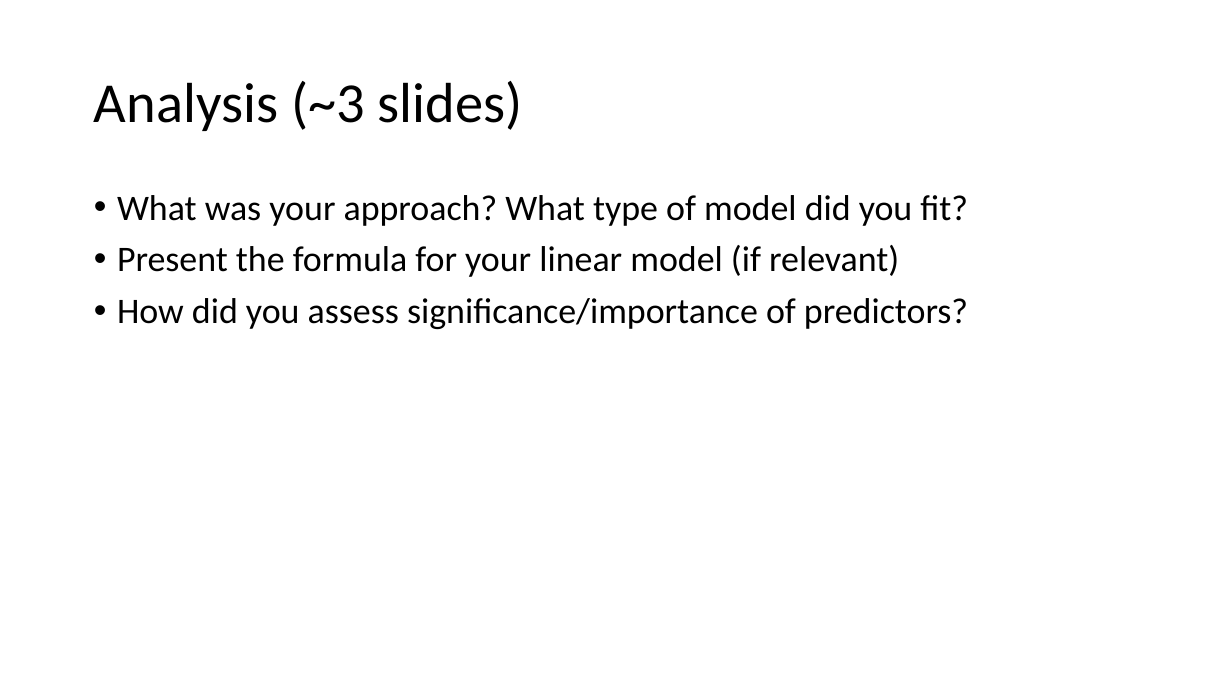
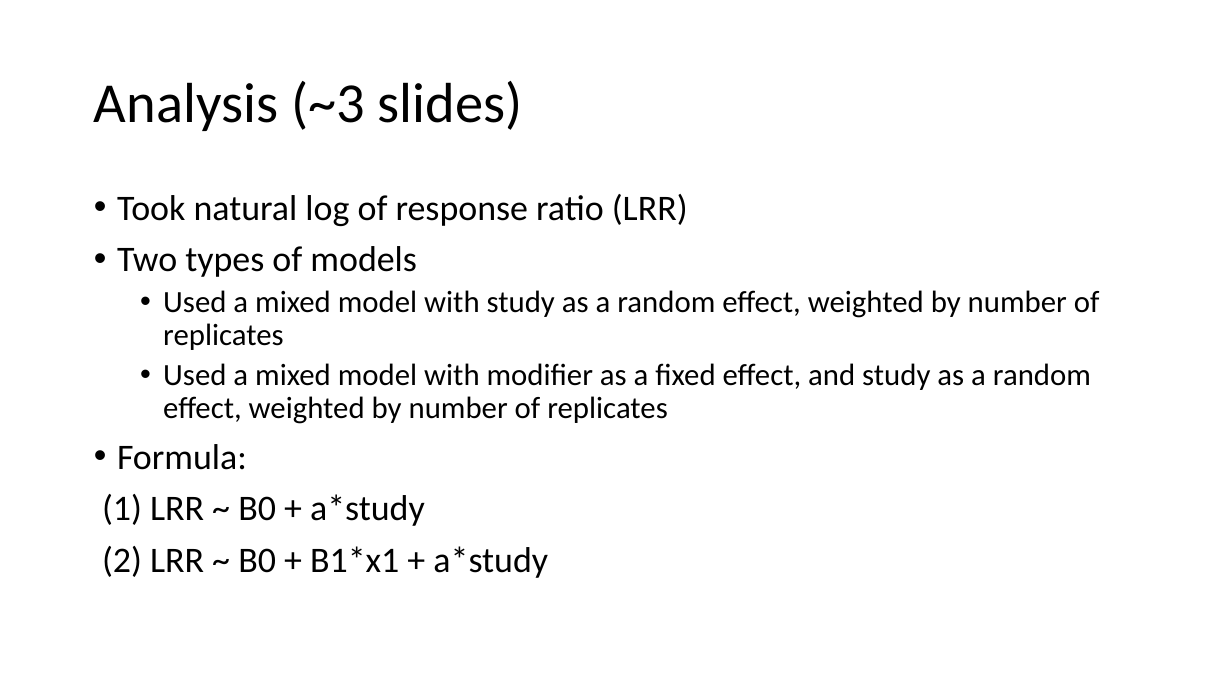
Before and after one commit to EEB698-F2018/analysis-outline-vanichols, a slide deck: slide 5 of Presentation_v1.pptx (slide 4 before the commit). Drawn at 1232x693 pixels with LibreOffice and Linux fonts; fonts in the diff are those of the drawing. Boxes give left, top, right and bottom in pixels: in the first picture for what was removed or moved away, otherwise in the second. Text is boxed around its words. In the diff, an @@ line names an element or a change of style, - is before the commit and + after.

```diff
--- a/Presentation_v1.pptx
+++ b/Presentation_v1.pptx
@@ text at [102, 194, 1100, 578]: text changed; size 28 to 24 pt @@
-• What was your approach? What type of model did you fit?
-• Present the formula for your linear model (if relevant)
-• How did you assess significance/importance of predictors?
+• Took natural log of response ratio (LRR)
+• Two types of models
+  • Used a mixed model with study as a random effect, weighted by number of replicates
+  • Used a mixed model with modifier as a fixed effect, and study as a random effect, weighted by number of replicates
+• Formula:
+(1) LRR ~ B0 + a*study
+(2) LRR ~ B0 + B1*x1 + a*study
```
Also in this commit, not shown: 4 other slides changed, 6 slides added, 1 slide removed.
